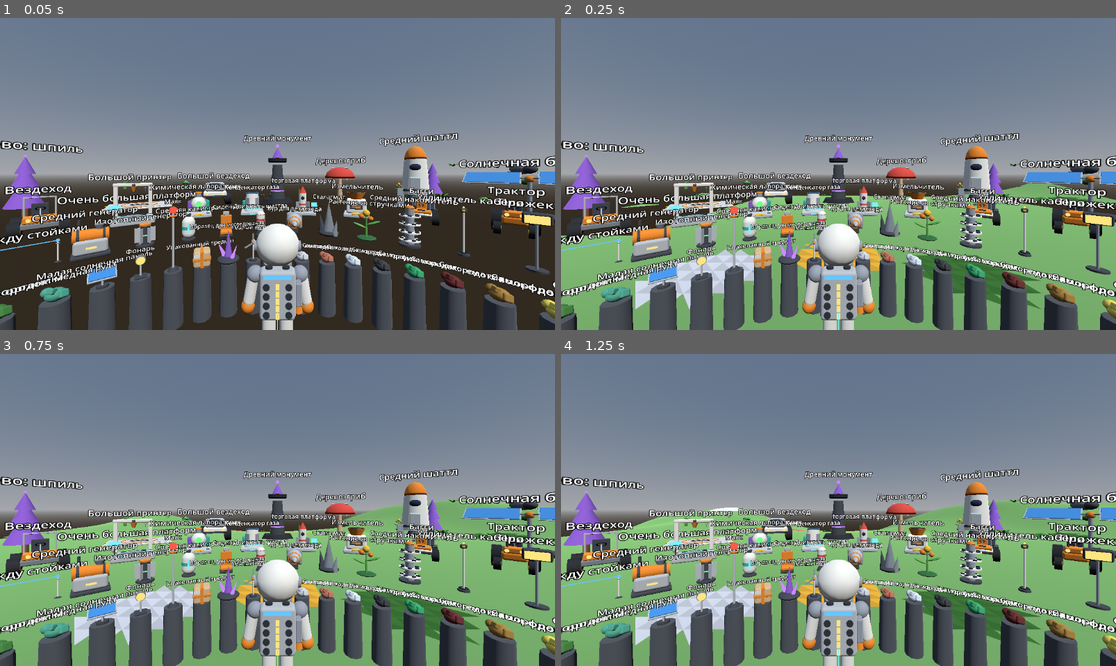
Above: before the commit, frames 1-4 (two rows, left to right).
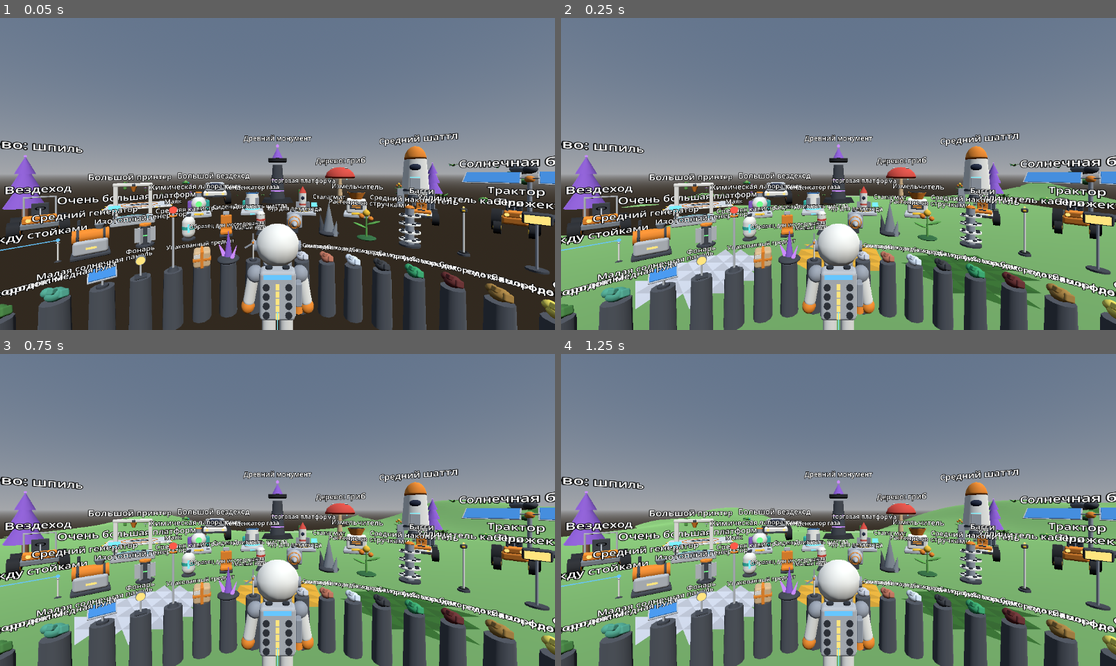
Above: after the commit, the same moments.

Repository: Vano3667/Astro-Planet
Game: Godot game, scene res://main.tscn
The game is run twice, just before and just after one commit, with the same random seed, the same clock (stepped at 60 frames per second) and the same inputs.
Inputs:
- Up to frame 1 (0.05 s): no input
- Up to frame 2 (0.25 s): no input
- Up to frame 3 (0.75 s): no input
- Up to frame 4 (1.25 s): no input

Frame 1 is identical in both runs. In frame 2, 0.3% of the frame differs, in the area x 31-97%, y 56-61%; in frame 3, 0.3%, in the area x 41-99%, y 48-61%; in frame 4, 0.3%.

Commit message:
Грунт, часть 4: пещеры под землёй, горы вдали от старта, залежи расставлены по правилам вики (общие ресурсы на поверхности, малахит в горах и глубине, сфалерит только в глубине)

Diff:
--- a/game/terrain/terrain_gen.gd
+++ b/game/terrain/terrain_gen.gd
@@ -13,15 +13,29 @@
 const AIR := 1
 const SOLID := 2
 
-# The start area is flat (the model showroom stands there), hills begin farther away.
+# The start area is flat (the model showroom stands there), hills begin farther away,
+# mountains begin still farther. All sizes are own values.
 const PLATEAU_RADIUS := 22.0
 const BLEND_WIDTH := 18.0
 const HILL_HEIGHT := 5.0
 const DETAIL_HEIGHT := 0.6
+const MOUNTAIN_START := 55.0
+const MOUNTAIN_BLEND := 40.0
+const MOUNTAIN_HEIGHT := 32.0
+const MOUNTAIN_LEVEL := 0.1
+
+# Caves: hollow places in the ground, never closer to the surface than CAVE_ROOF meters.
+const CAVES := true
+const CAVE_THRESHOLD := 0.38
+const CAVE_SCALE := 12.0
+const CAVE_ROOF := 4.0
+const CAVE_FADE := 4.0
+const CAVE_FLATTEN := 1.6
 
 # Resources in the ground. A resource type is a number from 1; 0 means plain soil.
-# The list is what the reference wiki gives for the starting planet. Colors are own guesses
-# until descriptions of the look are collected.
+# The list is what the reference wiki gives for the starting planet: the first eight are found
+# everywhere, malachite in mountains and deep down, sphalerite only deep down.
+# Colors are own guesses until descriptions of the look are collected.
 const RES_IDS := ["compound", "resin", "organic", "clay", "quartz", "graphite", "laterite", "ammonium", "malachite", "sphalerite"]
 const RES_TITLES := ["компаунд", "смола", "органика", "глина", "кварц", "графит", "латерит", "аммоний", "малахит", "сфалерит"]
 const RES_COLORS := [
@@ -37,7 +51,11 @@
 	Color(0.55, 0.42, 0.70),
 ]
 # How often each resource appears (own values).
-const RES_WEIGHTS := [3.0, 3.0, 2.0, 1.5, 1.5, 1.0, 1.0, 0.7, 0.7, 0.7]
+const RES_WEIGHTS := [3.0, 3.0, 2.0, 1.5, 1.5, 1.0, 1.0, 0.7, 1.2, 1.5]
+const RES_COMMON := 8          # the first eight resources are found on the surface
+const RES_DEEP_FIRST := 3      # deep deposits use resources from this index on
+const RES_MALACHITE := 9
+const MOUNTAIN_ORE_HEIGHT := 6.0
 
 # Deposits are balls of resource. Each 16 m column of the world holds 0 to 2 of them.
 const DEPOSIT_CELL := 16.0
@@ -53,36 +71,57 @@
 
 static var _hills: FastNoiseLite
 static var _detail: FastNoiseLite
-
-
-# Call once on the main thread before worker threads use height().
+static var _mount: FastNoiseLite
+static var _cave: FastNoiseLite
+
+
+static func _make_noise(seed_value: int, frequency: float) -> FastNoiseLite:
+	var n := FastNoiseLite.new()
+	n.seed = seed_value
+	n.noise_type = FastNoiseLite.TYPE_SIMPLEX_SMOOTH
+	n.fractal_type = FastNoiseLite.FRACTAL_NONE
+	n.frequency = frequency
+	return n
+
+
+# Call once on the main thread before worker threads use height() or density().
 static func warm_up() -> void:
-	if _hills != null and _detail != null:
+	if _hills != null and _detail != null and _mount != null and _cave != null:
 		return
-	var d := FastNoiseLite.new()
-	d.seed = 77
-	d.noise_type = FastNoiseLite.TYPE_SIMPLEX_SMOOTH
-	d.fractal_type = FastNoiseLite.FRACTAL_NONE
-	d.frequency = 0.07
-	_detail = d
-	var h := FastNoiseLite.new()
-	h.seed = 1207
-	h.noise_type = FastNoiseLite.TYPE_SIMPLEX_SMOOTH
-	h.fractal_type = FastNoiseLite.FRACTAL_NONE
-	h.frequency = 0.018
-	_hills = h
+	_detail = _make_noise(77, 0.07)
+	_mount = _make_noise(3301, 0.008)
+	_cave = _make_noise(5519, 0.045)
+	_hills = _make_noise(1207, 0.018)
 
 
 # Height of the untouched ground at a point, meters.
 static func height(x: float, z: float) -> float:
-	if _hills == null or _detail == null:
+	if _hills == null or _detail == null or _mount == null:
 		warm_up()
 	var dist: float = sqrt(x * x + z * z)
 	var k: float = smoothstep(PLATEAU_RADIUS, PLATEAU_RADIUS + BLEND_WIDTH, dist)
 	if k <= 0.0:
 		return 0.0
-	var hills: float = _hills.get_noise_2d(x, z) * HILL_HEIGHT + _detail.get_noise_2d(x, z) * DETAIL_HEIGHT
-	return hills * k
+	var result: float = (_hills.get_noise_2d(x, z) * HILL_HEIGHT + _detail.get_noise_2d(x, z) * DETAIL_HEIGHT) * k
+	var km: float = smoothstep(MOUNTAIN_START, MOUNTAIN_START + MOUNTAIN_BLEND, dist)
+	if km > 0.0:
+		var m: float = _mount.get_noise_2d(x, z)
+		if m > MOUNTAIN_LEVEL:
+			result += (m - MOUNTAIN_LEVEL) * MOUNTAIN_HEIGHT * km
+	return result
+
+
+# Density of the untouched ground at a point; h is height(x, z).
+static func density(x: float, y: float, z: float, h: float) -> float:
+	var d: float = h - y
+	if not CAVES or d < CAVE_ROOF:
+		return d
+	if _cave == null:
+		warm_up()
+	# Close to the surface the bar for a cave is raised so high that none appears.
+	var t: float = CAVE_THRESHOLD + maxf(0.0, 1.0 - (d - CAVE_ROOF) / CAVE_FADE) * 0.7
+	var c: float = (t - _cave.get_noise_3d(x, y * CAVE_FLATTEN, z)) * CAVE_SCALE
+	return minf(d, c)
 
 
 static func chunk_origin(key: Vector3i) -> Vector3:
@@ -101,7 +140,8 @@
 	return out
 
 
-# AIR or SOLID if the untouched chunk has no surface inside, otherwise MIXED.
+# AIR if the untouched chunk is entirely above the ground, SOLID if it is entirely
+# inside the ground and there are no caves, otherwise MIXED.
 static func classify(key: Vector3i, heights: PackedFloat32Array) -> int:
 	var lo: float = heights[0]
 	var hi: float = heights[0]
@@ -115,7 +155,7 @@
 	var y_max: float = y_min + (P - 1) * VOXEL
 	if hi < y_min:
 		return AIR
-	if lo > y_max:
+	if lo > y_max and not CAVES:
 		return SOLID
 	return MIXED
 
@@ -125,13 +165,20 @@
 static func fill_density(key: Vector3i, heights: PackedFloat32Array) -> PackedFloat32Array:
 	var d := PackedFloat32Array()
 	d.resize(P * P * P)
-	var y0: float = chunk_origin(key).y - VOXEL
+	var origin: Vector3 = chunk_origin(key)
+	var y0: float = origin.y - VOXEL
 	for k in P:
+		var wz: float = origin.z + (k - 1) * VOXEL
 		for i in P:
 			var h: float = heights[i + P * k]
+			var wx: float = origin.x + (i - 1) * VOXEL
 			var base: int = i + P * P * k
 			for j in P:
-				d[base + P * j] = h - (y0 + j * VOXEL)
+				var wy: float = y0 + j * VOXEL
+				var dd: float = h - wy
+				if CAVES and dd >= CAVE_ROOF:
+					dd = density(wx, wy, wz, h)
+				d[base + P * j] = dd
 	return d
 
 
@@ -141,17 +188,17 @@
 	return x + r >= lo.x and x - r <= hi.x and y + r >= lo.y and y - r <= hi.y and z + r >= lo.z and z - r <= hi.z
 
 
-# Picks a resource type by weight; r is a random number 0..1, first is the first index to use.
-static func _pick_type(r: float, first: int) -> int:
+# Picks a resource type by weight among count resources starting at index first; r is 0..1.
+static func _pick_type(r: float, first: int, count: int) -> int:
 	var total: float = 0.0
-	for i in range(first, RES_WEIGHTS.size()):
+	for i in range(first, first + count):
 		total += float(RES_WEIGHTS[i])
 	var acc: float = 0.0
-	for i in range(first, RES_WEIGHTS.size()):
+	for i in range(first, first + count):
 		acc += float(RES_WEIGHTS[i])
 		if r * total <= acc:
 			return i + 1
-	return RES_WEIGHTS.size()
+	return first + count
 
 
 # Deposits that reach into a chunk: five numbers per deposit (x, y, z, radius, type).
@@ -179,17 +226,21 @@
 				var x: float = (float(cx) + rng.randf()) * DEPOSIT_CELL
 				var z: float = (float(cz) + rng.randf()) * DEPOSIT_CELL
 				var radius: float = rng.randf_range(1.3, DEPOSIT_MAX_RADIUS)
-				var deep: bool = rng.randf() < 0.35
+				var deep: bool = rng.randf() < 0.4
 				var depth: float = rng.randf_range(5.0, 13.0)
 				var pick: float = rng.randf()
+				var pick2: float = rng.randf()
 				if x * x + z * z < DEPOSIT_MIN_DIST * DEPOSIT_MIN_DIST:
 					continue
-				# A surface deposit shows as a colored patch; a deep one is found by digging.
-				var y: float = height(x, z) - radius * 0.35
-				var type: int = _pick_type(pick, 0)
+				var h: float = height(x, z)
+				# A surface deposit shows as a colored patch; a deep one is found by digging or in a cave.
+				var y: float = h - radius * 0.35
+				var type: int = _pick_type(pick, 0, RES_COMMON)
+				if h > MOUNTAIN_ORE_HEIGHT and pick2 < 0.5:
+					type = RES_MALACHITE
 				if deep:
-					y = height(x, z) - depth
-					type = _pick_type(pick, 3)
+					y = h - depth
+					type = _pick_type(pick, RES_DEEP_FIRST, RES_IDS.size() - RES_DEEP_FIRST)
 				if _touches(lo, hi, x, y, z, radius):
 					out.append(x)
 					out.append(y)
--- a/game/terrain/voxel_world.gd
+++ b/game/terrain/voxel_world.gd
@@ -12,7 +12,7 @@
 
 const VIEW := 4            # chunks kept around the focus along X and Z
 const VIEW_DOWN := 2       # chunk layers kept below the focus
-const VIEW_UP := 1         # chunk layers kept above the focus
+const VIEW_UP := 2         # chunk layers kept above the focus (mountains)
 const MAX_RUNNING := 4
 const MAX_START_PER_FRAME := 4
 
@@ -359,7 +359,7 @@
 					if owned:
 						var res: int = 0
 						# A resource is only where the untouched ground was, and only once.
-						if fresh and heights[i + pc * k] > wy:
+						if fresh and Gen.density(wx, wy, wz, heights[i + pc * k]) > 0.0:
 							res = Gen.resource_at(deposits, wx, wy, wz)
 						if res > 0:
 							stat_removed_res[res - 1] += 1
@@ -414,7 +414,8 @@
 	var key: Vector3i = key_of(p)
 	var c: Chunk = _chunks.get(key)
 	if c == null or c.density.is_empty():
-		return Gen.height(p.x, p.z) - p.y
+		# The chunk is not loaded: use the formula of the untouched ground.
+		return Gen.density(p.x, p.y, p.z, Gen.height(p.x, p.z))
 	var pc: int = Gen.P
 	var pp: int = pc * pc
 	var g: Vector3 = (p - Gen.chunk_origin(key)) / Gen.VOXEL
--- a/game/tools/check_terrain.gd
+++ b/game/tools/check_terrain.gd
@@ -1,6 +1,6 @@
 extends SceneTree
 # Checks the ground code without a headset: builds chunks, digs, adds ground, levels it,
-# collects a resource, queries heights.
+# collects a resource, looks for caves and mountains, queries heights.
 # Prints timings (on the build server, not on the headset) and TERRAIN_OK or TERRAIN_FAIL.
 # Run: godot --headless --xr-mode off --path game --script res://tools/check_terrain.gd
 
@@ -42,7 +42,7 @@
 					var v: PackedVector3Array = arrays[Mesh.ARRAY_VERTEX]
 					tris += int(v.size() / 3.0)
 	var ms: float = float(Time.get_ticks_usec() - t0) / 1000.0
-	print("TERRAIN_BUILD chunks=%d meshed=%d tris=%d ms=%.1f ms_per_meshed=%.2f deposit_refs=%d" % [total, meshed, tris, ms, ms / float(maxi(meshed, 1)), int(deposit_values / 5.0)])
+	print("TERRAIN_BUILD chunks=%d meshed=%d tris=%d ms=%.1f ms_per_chunk=%.2f deposit_refs=%d" % [total, meshed, tris, ms, ms / float(total), int(deposit_values / 5.0)])
 	_check("build", meshed >= 81 and tris > 20000, "meshed=%d tris=%d" % [meshed, tris])
 
 	# 2. Queries on the untouched ground.
@@ -56,7 +56,30 @@
 	var hit_pos: Vector3 = hit["position"]
 	_check("raycast", bool(hit["hit"]) and absf(hit_pos.y) < 0.1, "y=%.3f" % hit_pos.y)
 
-	# 3. Dig a pit across the corner of eight chunks, pile up a mound.
+	# 3. Caves and mountains: part of the underground is hollow, but not most of it;
+	# somewhere within 300 m there is high ground.
+	var cave_points := 0
+	var solid_points := 0
+	for cx in range(-30, 31, 3):
+		for cz in range(-30, 31, 3):
+			var hh: float = Gen.height(float(cx), float(cz))
+			for cyi in range(-24, -5, 2):
+				if Gen.density(float(cx), float(cyi), float(cz), hh) > 0.0:
+					solid_points += 1
+				else:
+					cave_points += 1
+	var cave_share: float = float(cave_points) / float(maxi(cave_points + solid_points, 1))
+	_check("caves", cave_share > 0.02 and cave_share < 0.4, "share=%.3f" % cave_share)
+	var highest: float = -100.0
+	var lowest: float = 100.0
+	for mx in range(-300, 301, 10):
+		for mz in range(-300, 301, 10):
+			var mh: float = Gen.height(float(mx), float(mz))
+			highest = maxf(highest, mh)
+			lowest = minf(lowest, mh)
+	_check("mountains", highest > 8.0 and highest < 40.0, "highest=%.2f lowest=%.2f" % [highest, lowest])
+
+	# 4. Dig a pit across the corner of eight chunks, pile up a mound.
 	var t1: int = Time.get_ticks_usec()
 	var dug: int = w.edit_sphere(Vector3(0.3, 0.0, 0.2), 2.0, false)
 	var edit_ms: float = float(Time.get_ticks_usec() - t1) / 1000.0
@@ -67,7 +90,7 @@
 	var g2: float = w.ground_y(12.0, 0.3, 5.0)
 	_check("fill", piled >= 1 and absf(g2 - 2.0) < 0.35 and w.stat_added > 50, "chunks=%d ground_y=%.3f added_points=%d" % [piled, g2, w.stat_added])
 
-	# 4. Resources: the deposit next to the start gives resin once; refilled ground gives none.
+	# 5. Resources: the deposit next to the start gives resin once; refilled ground gives none.
 	var dep: PackedFloat32Array = Gen.deposits_for(Vector3i(0, -1, -1))
 	_check("deposits", dep.size() >= 5, "values=%d" % dep.size())
 	var spot := Vector3(0.0, -0.2, -6.2)
@@ -81,14 +104,14 @@
 	var soil2: int = w.stat_removed_soil
 	_check("resource", resin1 >= 8 and resin2 == 0 and added > 0 and soil2 > 0, "resin1=%d soil1=%d added=%d resin2=%d soil2=%d" % [resin1, soil1, added, resin2, soil2])
 
-	# 5. Level a patch of hillside one meter above the old ground.
+	# 6. Level a patch of hillside one meter above the old ground.
 	var target: float = far_h + 1.0
 	w.flatten_disc(Vector3(60.0, target, 45.0), 2.0)
 	var g3: float = w.ground_y(60.0, 45.0, target + 2.0)
 	var g4: float = w.ground_y(61.0, 45.5, target + 2.0)
 	_check("flatten", absf(g3 - target) < 0.2 and absf(g4 - target) < 0.2, "target=%.3f center=%.3f side=%.3f added=%d removed=%d" % [target, g3, g4, w.stat_added, w.stat_removed_soil])
 
-	# 6. Rebuild the edited chunks and time it.
+	# 7. Rebuild the edited chunks and time it.
 	var keys: Array = w.edited_keys()
 	var t2: int = Time.get_ticks_usec()
 	var edited_tris := 0
@@ -103,7 +126,7 @@
 	print("TERRAIN_REMESH chunks=%d tris=%d ms=%.1f ms_per_chunk=%.2f" % [keys.size(), edited_tris, remesh_ms, remesh_ms / float(maxi(keys.size(), 1))])
 	_check("remesh", keys.size() >= 5 and edited_tris > 500, "chunks=%d tris=%d" % [keys.size(), edited_tris])
 
-	# 7. A long ray, as the aiming beam does every frame.
+	# 8. A long ray, as the aiming beam does every frame.
 	var t3: int = Time.get_ticks_usec()
 	for n in 100:
 		w.raycast(Vector3(3.0, 2.5, 3.0), Vector3(0.6, -0.1, 0.79).normalized(), 30.0)
